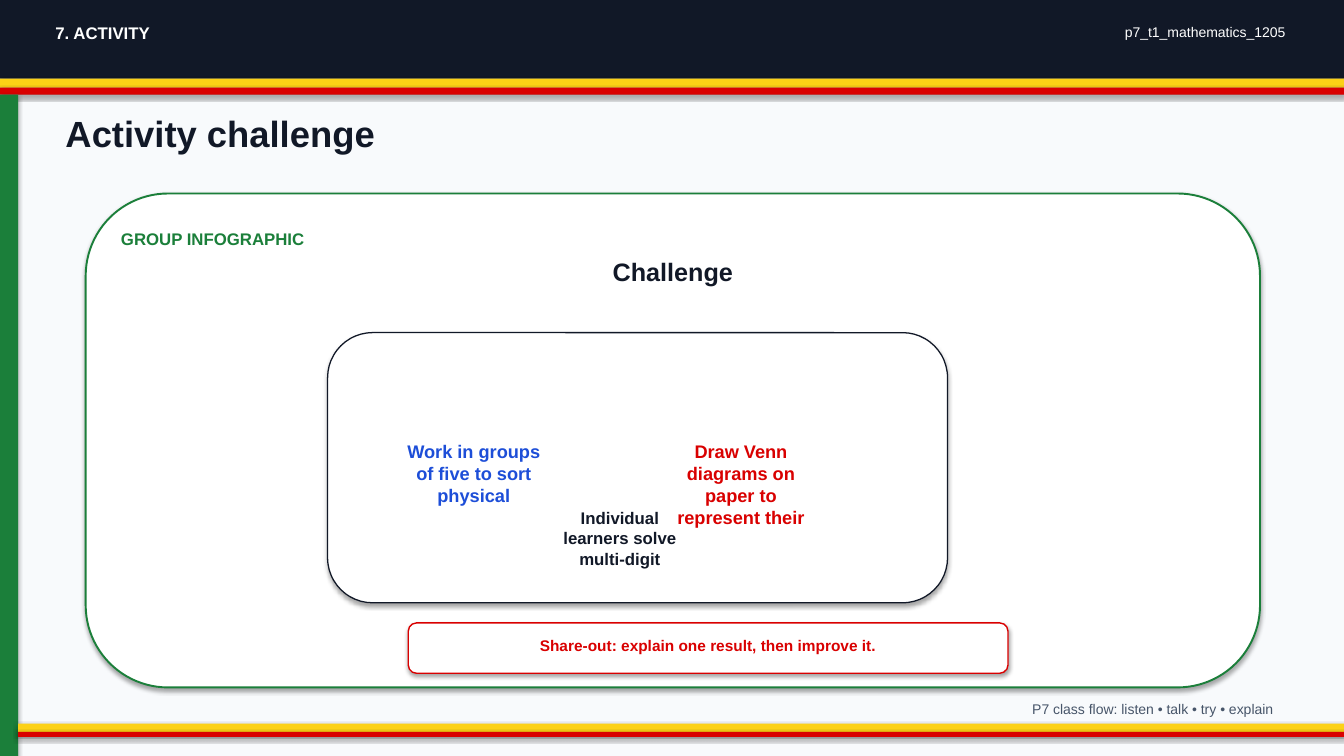
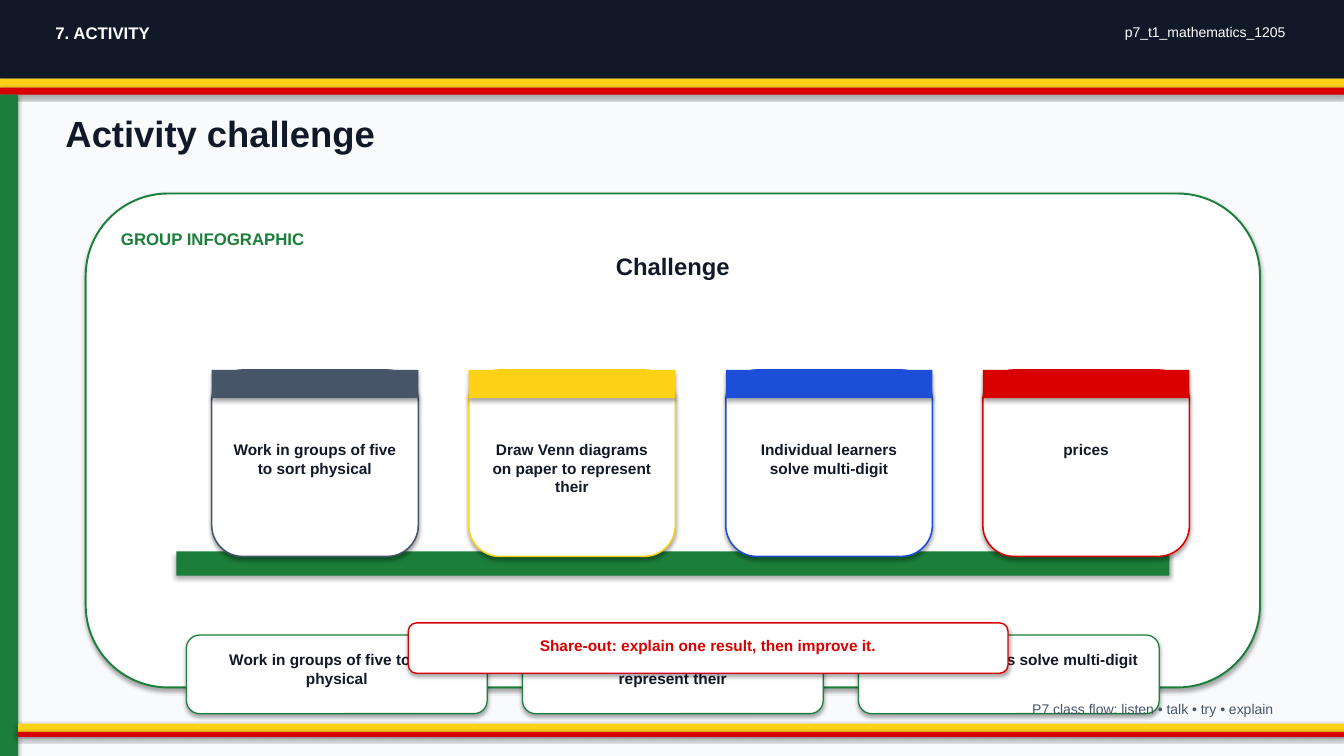
Before and after one commit to yousunjung84-edu/uganda-p7-mvp-20260629, a slide deck: slide 7 of uganda-p7-mvp/p7_t1_mathematics_1205/p7_t1_mathematics_1205.pptx. Drawn at 1344x756 pixels with LibreOffice and Linux fonts; fonts in the diff are those of the drawing. Boxes give left, top, right and bottom in pixels: in the first picture for what was removed or moved away, otherwise in the second. Text is boxed around its words. In the diff, an @@ line names an element or a change of style, - is before the commit and + after.

```diff
--- a/uganda-p7-mvp/p7_t1_mathematics_1205/p7_t1_mathematics_1205.pptx
+++ b/uganda-p7-mvp/p7_t1_mathematics_1205/p7_t1_mathematics_1205.pptx
@@ text "Challenge" at <box>616,257,730,280</box>: size 18 to 17 pt @@
@@ rounded rectangle removed at <box>328,333,948,603</box> @@
@@ rounded rectangle added at <box>212,370,418,557</box>, fill #FFFFFF, outline #475569 1.1 pt @@
@@ rectangle added at <box>212,370,418,398</box>, fill #475569 @@
@@ ellipse removed at <box>388,360,645,577</box> @@
@@ rounded rectangle added at <box>469,370,676,557</box>, fill #FFFFFF, outline #FCD116 1.1 pt @@
@@ rectangle added at <box>469,370,676,398</box>, fill #FCD116 @@
@@ ellipse removed at <box>595,360,852,577</box> @@
@@ rounded rectangle added at <box>726,370,933,557</box>, fill #FFFFFF, outline #1D4ED8 1.1 pt @@
@@ rectangle added at <box>726,370,933,398</box>, fill #1D4ED8 @@
@@ rounded rectangle added at <box>983,370,1190,557</box>, fill #FFFFFF, outline #D90000 1.1 pt @@
@@ rectangle added at <box>983,370,1190,398</box>, fill #D90000 @@
@@ text "Work in groups of five ...": place and size @@
-text "Work in groups of five ..." at <box>407,444,541,506</box>
+text "Work in groups of five ..." at <box>234,444,396,477</box>
@@ text "Work in groups of five ..." at <box>234,444,396,477</box>: size 13 to 11 pt, text colour #1D4ED8 to #111827 @@
@@ text "Draw Venn diagrams on paper ...": place and size @@
-text "Draw Venn diagrams on paper ..." at <box>677,445,804,528</box>
+text "Draw Venn diagrams on paper ..." at <box>493,444,651,492</box>
@@ text "Draw Venn diagrams on paper ..." at <box>493,444,651,492</box>: size 13 to 11 pt, text colour #D90000 to #111827 @@
@@ text "Individual learners solve multi-digit": place and size @@
-text "Individual learners solve multi-digit" at <box>563,512,676,569</box>
+text "Individual learners solve multi-digit" at <box>761,444,897,477</box>
@@ text "Individual learners solve multi-digit" at <box>761,444,897,477</box>: size 12 to 11 pt @@
@@ text added at <box>1063,444,1108,459</box>, 11 pt, text #111827, bold @@
+prices
@@ rectangle added at <box>176,552,1170,576</box>, fill #1B7F3A @@
@@ rounded rectangle added at <box>187,635,487,714</box>, fill #FFFFFF, outline #1B7F3A 0.9 pt @@
@@ text added at <box>229,653,411,687</box>, 11 pt, text #111827, bold @@
+Work in groups of five to sort physical
@@ rounded rectangle added at <box>522,635,823,714</box>, fill #FFFFFF, outline #1B7F3A 0.9 pt @@
@@ text added at <box>619,653,774,687</box>, 11 pt, text #111827, bold @@
+Draw Venn diagrams on paper to represent their
@@ rounded rectangle added at <box>859,635,1159,714</box>, fill #FFFFFF, outline #1B7F3A 0.9 pt @@
@@ text added at <box>955,653,1138,669</box>, 11 pt, text #111827, bold @@
+Individual learners solve multi-digit
```
Also in this commit, not shown: 3 other slides changed, 24 other files.
